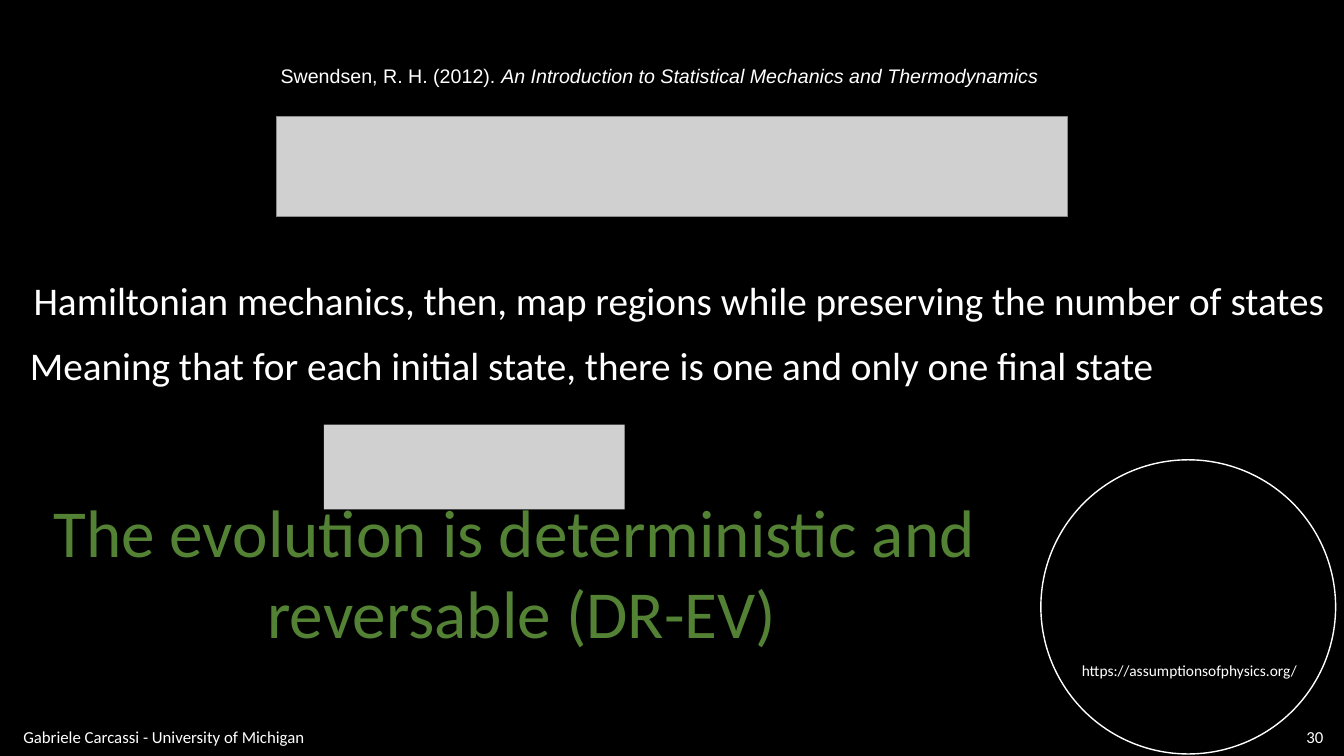
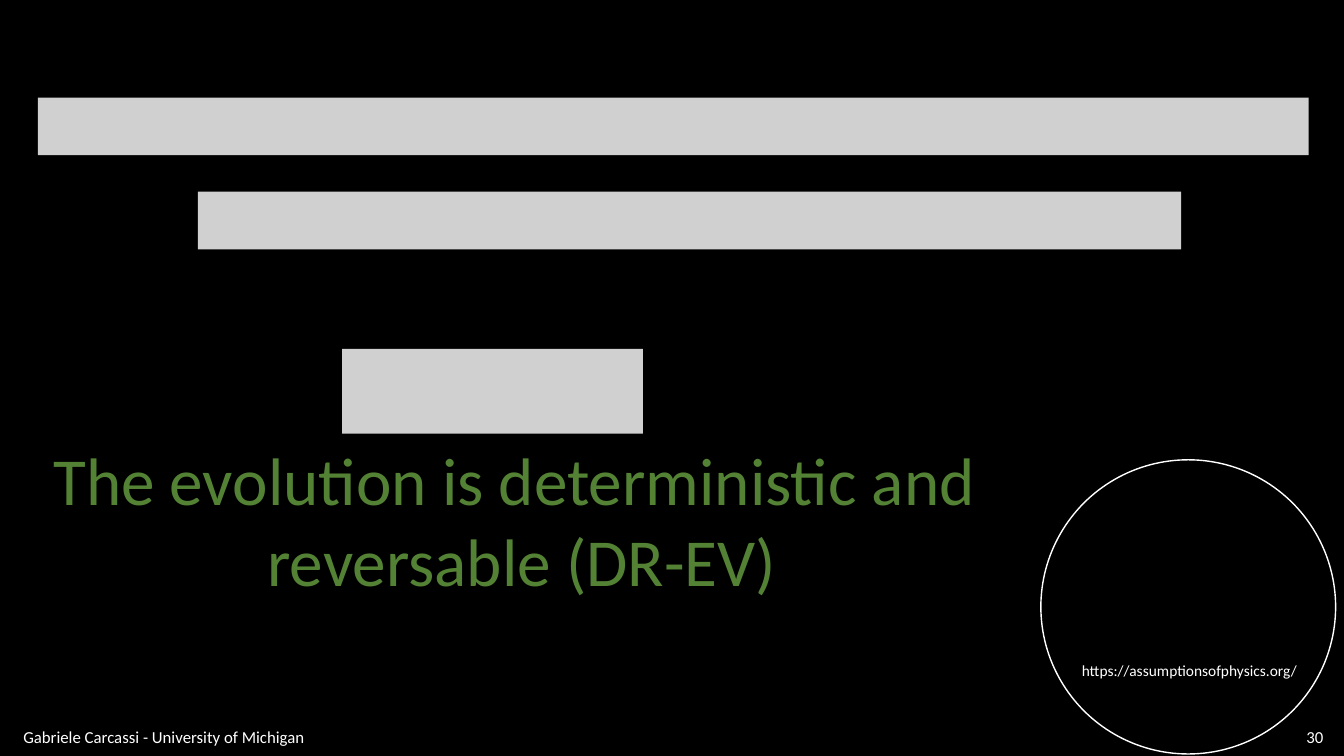
Before and after one commit to assumptionsofphysics/slides, a slide deck: slide 30 of BookCompanions-v2/RP-Class-3.pptx. Drawn at 1344x756 pixels with LibreOffice and Linux fonts; fonts in the diff are those of the drawing; grey boxes stand for pictures; background and template pictures are left out. Boxes give left, top, right and bottom in pixels: in the first picture for what was removed or moved away, otherwise in the second. Text is boxed around its words. In the diff, an @@ line names an element or a change of style, - is before the commit and + after.

```diff
--- a/BookCompanions-v2/RP-Class-3.pptx
+++ b/BookCompanions-v2/RP-Class-3.pptx
@@ text removed at (x1=281, y1=68, x2=1037, y2=87) @@
-Swendsen, R. H. (2012). An Introduction to Statistical Mechanics and Thermodynamics
@@ picture added at (x1=38, y1=98, x2=1310, y2=155) @@
@@ picture removed at (x1=277, y1=117, x2=1068, y2=217) @@
@@ picture added at (x1=198, y1=192, x2=1181, y2=249) @@
@@ text removed at (x1=34, y1=287, x2=1324, y2=322) @@
-Hamiltonian mechanics, then, map regions while preserving the number of states
@@ text removed at (x1=30, y1=352, x2=1153, y2=387) @@
-Meaning that for each initial state, there is one and only one final state
@@ picture added at (x1=342, y1=349, x2=642, y2=434) @@
@@ text "The evolution is deterministic and" rewrapped from (x1=53, y1=502, x2=975, y2=647) to (x1=53, y1=458, x2=975, y2=595) @@
@@ picture removed at (x1=324, y1=424, x2=624, y2=509) @@
```
Also in this commit, not shown: 7 other slides changed.
